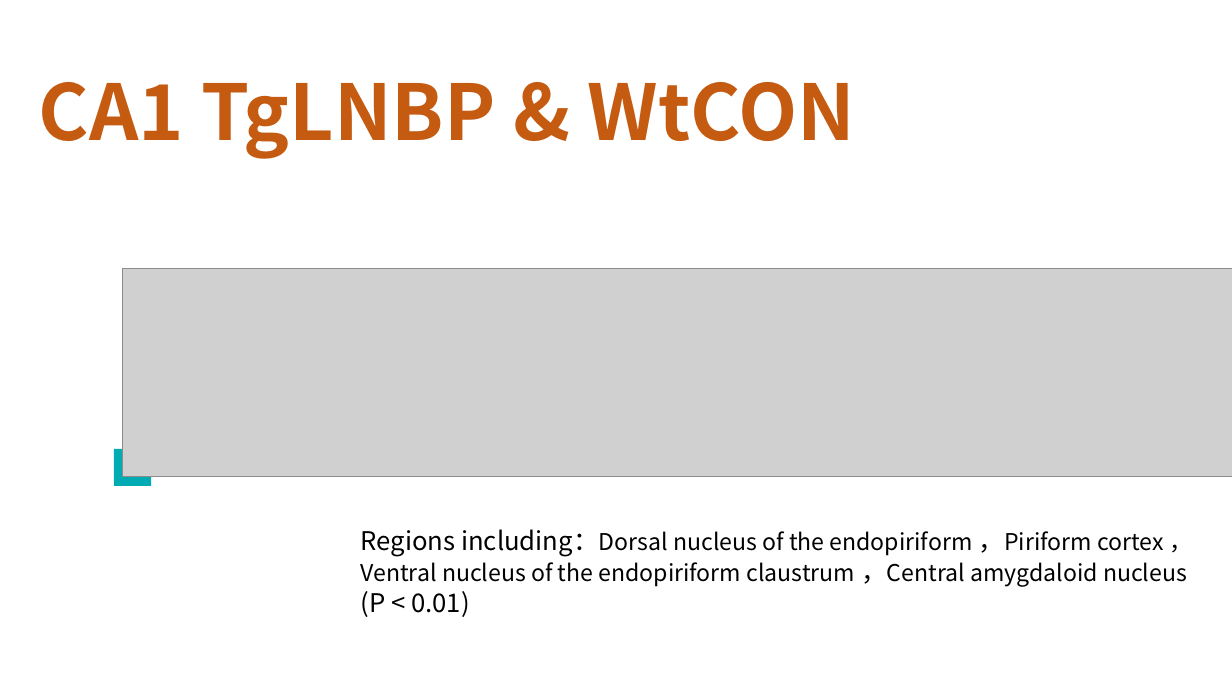
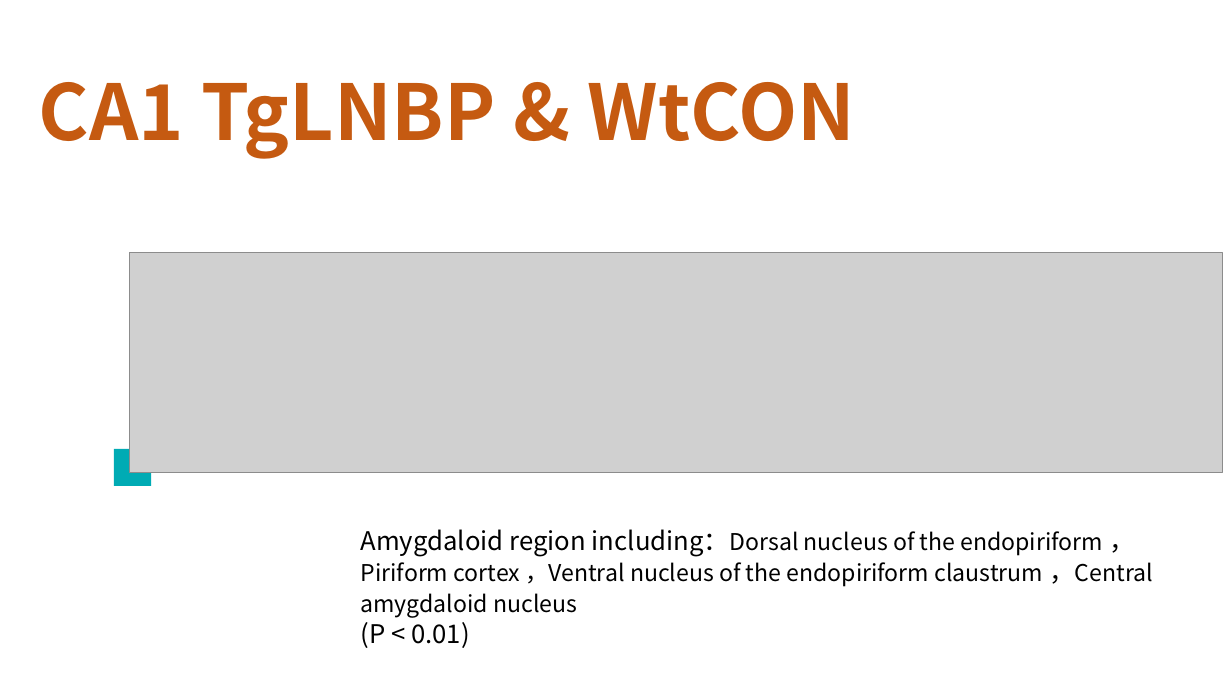
Before and after one commit to lsyoath/sheepy, a slide deck: slide 3 of MouseResting.pptx. Drawn at 1232x693 pixels with LibreOffice and Linux fonts; fonts in the diff are those of the drawing; grey boxes stand for pictures. Boxes give left, top, right and bottom in pixels: in the first picture for what was removed or moved away, otherwise in the second. Text is boxed around its words. In the diff, an @@ line names an element or a change of style, - is before the commit and + after.

```diff
--- a/MouseResting.pptx
+++ b/MouseResting.pptx
@@ picture: place and size @@
-picture at box(122, 268, 1232, 477)
+picture at box(129, 252, 1223, 472)
@@ text at box(361, 529, 1153, 618): text changed @@
-Regions including：Dorsal nucleus of the endopiriform ，Piriform cortex ，Ventral nucleus of the endopiriform claustrum ，Central amygdaloid nucleus
+Amygdaloid region including：Dorsal nucleus of the endopiriform ，Piriform cortex ，Ventral nucleus of the endopiriform claustrum ，Central amygdaloid nucleus
```
Also in this commit, not shown: 3 other slides changed, 4 slides added, 4 slides removed, 5 other files.
